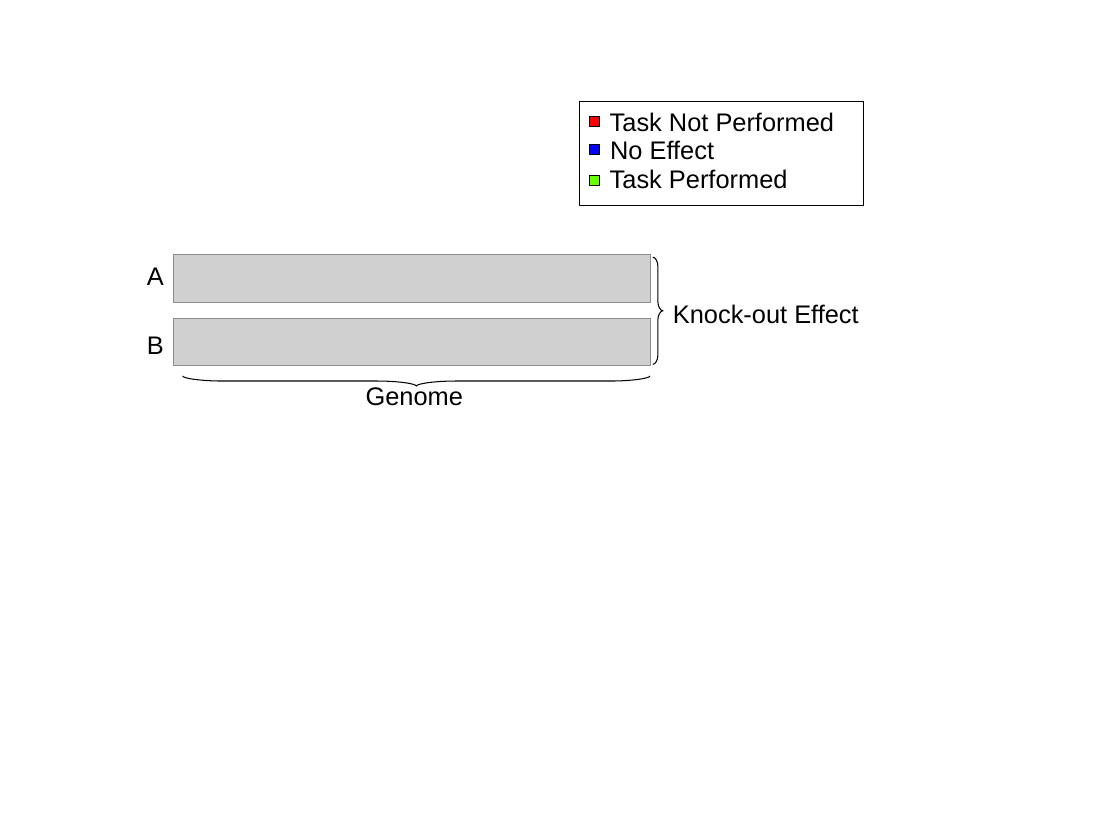
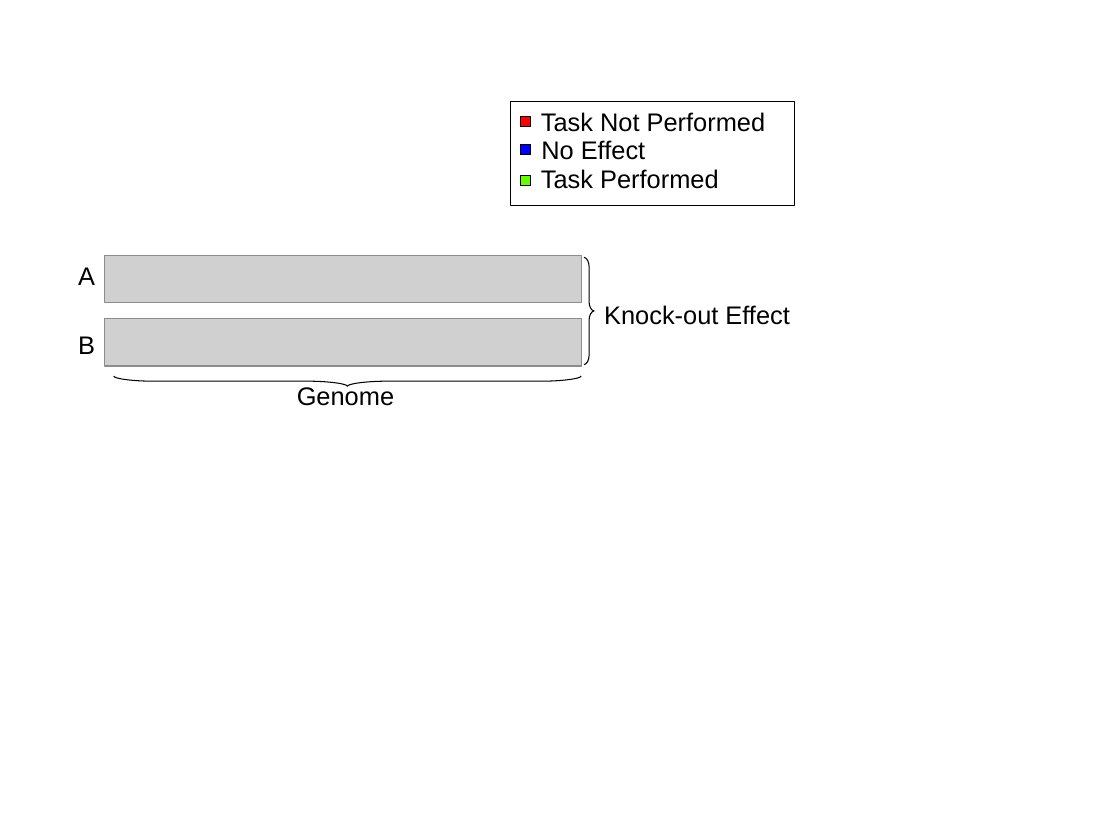
Before and after one commit to burksarm/SS14-CSE845-C, a slide deck: slide 2 of documents/figures/figures.ppt. Drawn at 1120x840 pixels with LibreOffice and Linux fonts; fonts in the diff are those of the drawing; grey boxes stand for pictures. Boxes give left, top, right and bottom in pixels: in the first picture for what was removed or moved away, otherwise in the second. Text is boxed around its words. In the diff, an @@ line names an element or a change of style, - is before the commit and + after.

```diff
--- a/documents/figures/figures.ppt
+++ b/documents/figures/figures.ppt
@@ 4 texts, 4 rectangles, 2 pictures, 2 freeform shapes: place and size @@
-4 texts, 4 rectangles, 2 pictures, 2 freeform shapes at (147,102,864,406)
+4 texts, 4 rectangles, 2 pictures, 2 freeform shapes at (78,102,795,406)
```
Also in this commit, not shown: 1 other slide changed, 1 slide added, 1 slide removed, 1 other file.
